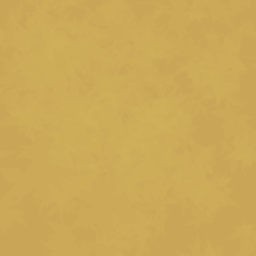
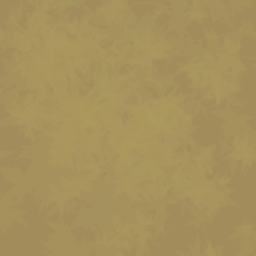
Before/after of a 256px x 256px layered artwork. What changed in the layer stack:
painted on "Layer 2" over [0, 0, 256, 256]
